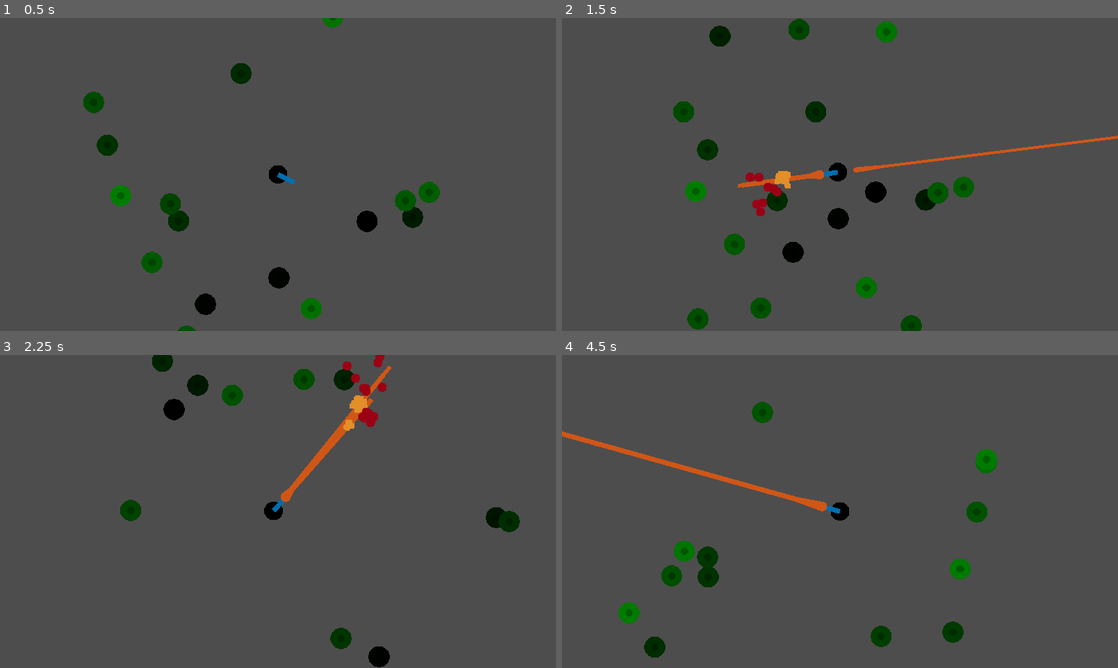
Above: before the commit, frames 1-4 (two rows, left to right).
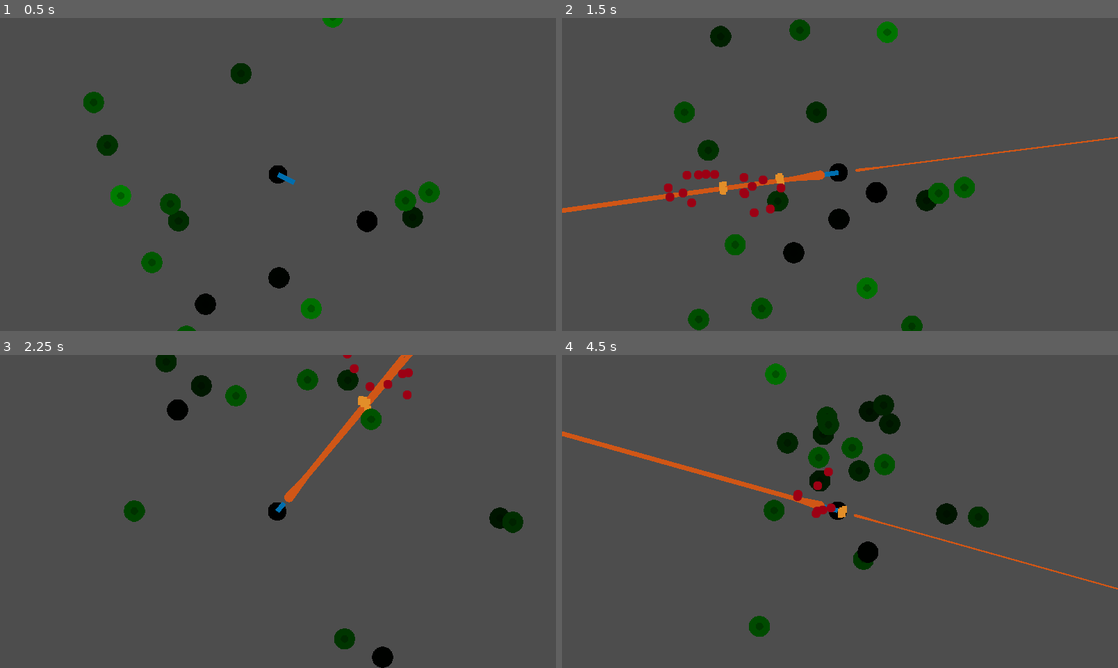
Above: after the commit, the same moments.

Repository: graywes/zombie-game
Game: Godot game, scene res://game.tscn
The game is run twice, just before and just after one commit, with the same random seed, the same clock (stepped at 60 frames per second) and the same inputs.
Inputs (mouse positions are in pixels of both pictures, inside the frame that each line leads up to):
- Up to frame 1 (0.5 s): no input
- Up to frame 2 (1.5 s): move the mouse to (962, 158) at 0.52 s; press the mouse at (962, 158) at 0.53 s; move the mouse to (728, 190) at 1.27 s; release the mouse at (728, 190) at 1.28 s; click (728, 190) at 1.35 s
- Up to frame 3 (2.25 s): move the mouse to (333, 442) at 2.02 s; press the mouse at (333, 442) at 2.03 s
- Up to frame 4 (4.5 s): move the mouse to (812, 574) at 2.77 s; release the mouse at (812, 574) at 2.78 s; click (812, 574) at 2.85 s; move the mouse to (1006, 558) at 3.52 s; press the mouse at (1006, 558) at 3.53 s; move the mouse to (673, 464) at 4.27 s; release the mouse at (673, 464) at 4.28 s; click (673, 464) at 4.35 s

Frame 1 is identical in both runs. In frame 2, 2.1% of the frame differs, in the area x 0-100%, y 0-100%; in frame 3, 2.4%; in frame 4, 6.4%, in the area x 0-100%, y 2-97%.

Commit message:
ray improve

Diff:
--- a/game.tscn
+++ b/game.tscn
@@ -41,7 +41,7 @@
 tracks/0/interp = 1
 tracks/0/loop_wrap = true
 tracks/0/keys = {
-"times": PackedFloat32Array(0, 1),
+"times": PackedFloat32Array(0.3, 1),
 "transitions": PackedFloat32Array(0.153893, 1),
 "update": 0,
 "values": [Vector2(0.6, 1), Vector2(1, 1)]
@@ -79,7 +79,7 @@
 position = Vector2(0, 1)
 
 [node name="Timer" type="Timer" parent="Sprite2D/Polygon2D"]
-wait_time = 0.01
+wait_time = 0.1
 one_shot = true
 
 [node name="AudioStreamPlayer" type="AudioStreamPlayer" parent="Sprite2D/Polygon2D"]
--- a/ray.gd
+++ b/ray.gd
@@ -3,16 +3,16 @@
 
 # Called when the node enters the scene tree for the first time.
 func _ready() -> void:
-	force_raycast_update()
-	if is_colliding():
-		get_collider().get_parent().hit(4)
-		$"../Line2D".points[-1] = to_local(get_collision_point())
-		var part = shot.instantiate()
-		part.position = get_collision_point()
-		part.emitting = true
-		part.rotation = global_rotation + deg_to_rad(180)
-		$"../".add_sibling(part)
-	pass # Replace with function body.
+	for i in range(10):
+		force_raycast_update()
+		if is_colliding():
+			get_collider().get_parent().hit(11)
+			#$"../Line2D".points[-1] = to_local(get_collision_point())
+			var part = shot.instantiate()
+			part.position = get_collision_point()
+			part.emitting = true
+			part.rotation = global_rotation + deg_to_rad(180)
+			$"../".add_sibling(part)
 
 
 # Called every frame. 'delta' is the elapsed time since the previous frame.
--- a/zom.gd
+++ b/zom.gd
@@ -21,6 +21,7 @@
 
 func hit(dam):
 	health -= dam
+	$StaticBody2D.free()
 	$AudioStreamPlayer2D.play()
 	$AnimationPlayer.stop()
 	$AnimationPlayer.play("hit")
